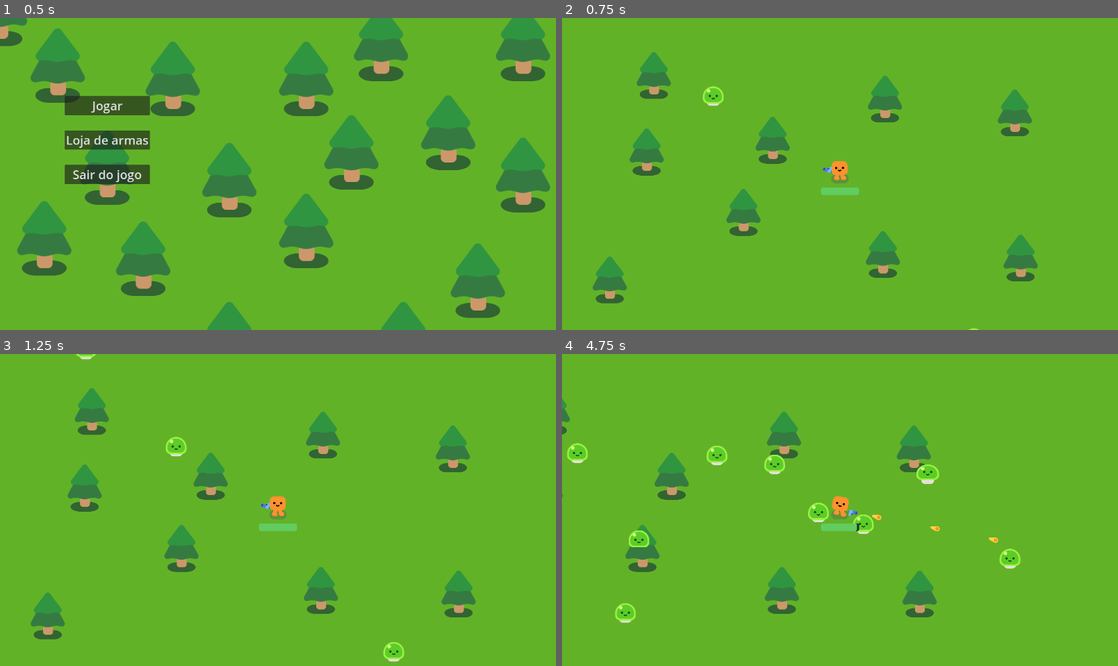
Above: before the commit, frames 1-4 (two rows, left to right).
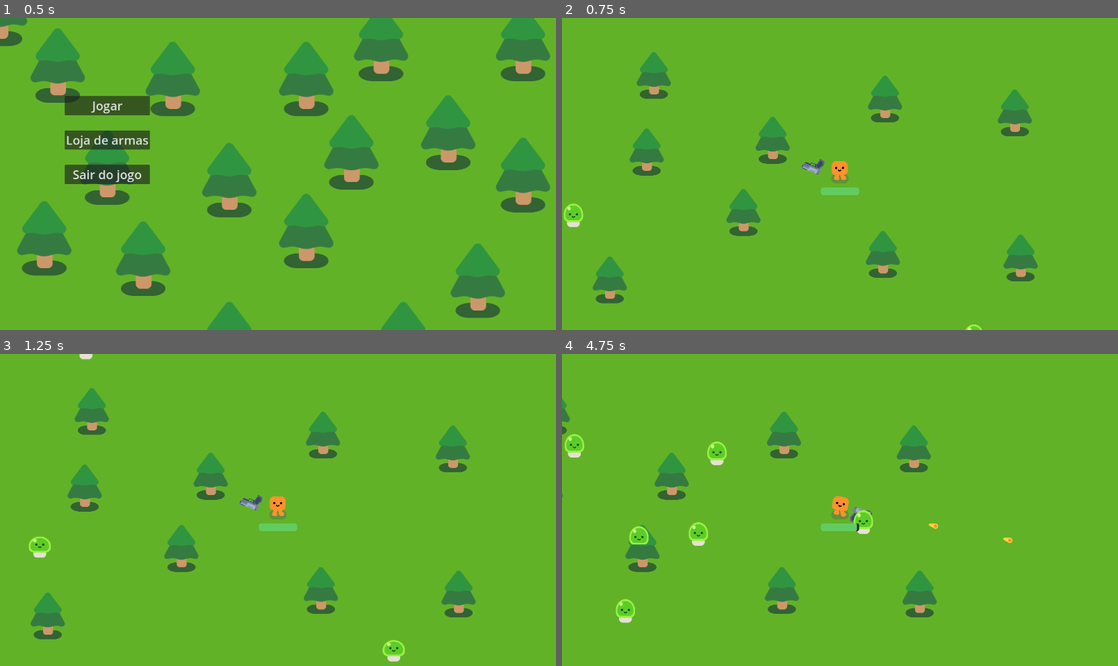
Above: after the commit, the same moments.

Repository: ferr-ffk/vampire-survivor
Game: Godot game, scene res://scenes/play/play_screen.tscn
Same seed, same stepped clock (60 frames per second), same inputs: the game is played once before the commit and once after it.
Inputs (mouse positions are in pixels of both pictures, inside the frame that each line leads up to):
- Up to frame 1 (0.5 s): no input
- Up to frame 2 (0.75 s): click "Jogar" at 0.5 s
- Up to frame 3 (1.25 s): no input
- Up to frame 4 (4.75 s): move the mouse to (962, 494) at 1.27 s; press the mouse at (962, 494) at 1.28 s; hold D (move_right) 1.28-2.03 s; move the mouse to (728, 525) at 2.02 s; release the mouse at (728, 525) at 2.03 s; hold S (move_down) 2.03-2.78 s; click (728, 525) at 2.1 s; move the mouse to (895, 441) at 2.77 s; press the mouse at (895, 441) at 2.78 s; hold D (move_right) 2.78-3.53 s; move the mouse to (812, 572) at 3.52 s; release the mouse at (812, 572) at 3.53 s; hold W (move_up) 3.53-4.28 s; click (812, 572) at 3.6 s; move the mouse to (1006, 556) at 4.27 s; press the mouse at (1006, 556) at 4.28 s; hold A (move_left) from 4.28 s (still down)

Frame 1 is identical in both runs. In frame 2, 0.6% of the frame differs, in the area x 0-76%, y 21-100%; in frame 3, 0.7%; in frame 4, 2.0%, in the area x 0-83%, y 25-86%.

Commit message:
Refatorar lógica de arma

Diff:
--- a/entities/happy_boo/Player.tscn
+++ b/entities/happy_boo/Player.tscn
@@ -2,7 +2,7 @@
 
 [ext_resource type="Script" path="res://entities/happy_boo/Player.gd" id="1_eks7j"]
 [ext_resource type="PackedScene" uid="uid://pbmyh1qru7p" path="res://entities/happy_boo/player_animation/happy_boo.tscn" id="1_ndlbd"]
-[ext_resource type="PackedScene" uid="uid://dqm05hiponili" path="res://entities/weapons/pistol.tscn" id="3_cs06x"]
+[ext_resource type="PackedScene" uid="uid://dqm05hiponili" path="res://entities/weapons/pistol/pistol.tscn" id="3_8xlrr"]
 
 [sub_resource type="CircleShape2D" id="CircleShape2D_t1wof"]
 radius = 57.0088
@@ -83,10 +83,6 @@
 show_percentage = false
 metadata/_edit_use_anchors_ = true
 
-[node name="Pistol" parent="." instance=ExtResource("3_cs06x")]
-position = Vector2(18, 0)
-scale = Vector2(0.66778, 0.66778)
-
 [node name="HurtBox" type="Area2D" parent="."]
 unique_name_in_owner = true
 collision_mask = 2
@@ -96,3 +92,5 @@
 scale = Vector2(1.11632, 1.11632)
 shape = SubResource("CircleShape2D_mdc8r")
 debug_color = Color(0.996078, 0, 0.164706, 0.419608)
+
+[node name="Pistol" parent="." instance=ExtResource("3_8xlrr")]
--- a/entities/slime/slime.gd
+++ b/entities/slime/slime.gd
@@ -1,6 +1,6 @@
 extends CharacterBody2D
 
-@export var health = 25.0
+@export var health : float = 25.0
 
 @onready var character = %Slime
 @onready var player = $"../../Player"
@@ -8,7 +8,7 @@
 const VELOCIDADE = 300.0
 
 func _ready():
-	pass
+	character.play_walk()
 
 func _physics_process(delta):
 	var direction = global_position.direction_to(player.global_position)
--- a/entities/weapons/bullets/bullet.gd
+++ b/entities/weapons/bullets/bullet.gd
@@ -1,6 +1,7 @@
 extends Area2D
+class_name Bullet
 
-var dano = Game.pistol_dano
+@export var dano: float = Game.pistol_dano
 
 const VELOCIDADE = 1200.0
 const ALCANCE = 1000
--- a/entities/weapons/bullets/bullet.tscn
+++ b/entities/weapons/bullets/bullet.tscn
@@ -1,7 +1,7 @@
 [gd_scene load_steps=4 format=3 uid="uid://bppcvk2pe3kc8"]
 
-[ext_resource type="Texture2D" uid="uid://dftkbqwsfd68r" path="res://pistol/projectile.png" id="1_lmlc8"]
 [ext_resource type="Script" path="res://entities/weapons/bullets/bullet.gd" id="1_r8ryv"]
+[ext_resource type="Texture2D" uid="uid://dftkbqwsfd68r" path="res://entities/weapons/pistol/projectile.png" id="2_2kgpr"]
 
 [sub_resource type="CircleShape2D" id="CircleShape2D_t1ker"]
 radius = 16.0312
@@ -14,7 +14,7 @@
 
 [node name="Projectile" type="Sprite2D" parent="."]
 position = Vector2(-11, -1)
-texture = ExtResource("1_lmlc8")
+texture = ExtResource("2_2kgpr")
 
 [node name="CollisionShape2D" type="CollisionShape2D" parent="."]
 shape = SubResource("CircleShape2D_t1ker")
--- /dev/null
+++ b/entities/weapons/gun.gd
@@ -0,0 +1,36 @@
+extends Marker2D
+class_name Gun
+
+@onready var timer = %FireRate
+
+@export var dano: float
+@export var fireRate: float
+
+@export var shootingPoint: Marker2D
+@export var camera: Camera2D
+@export var sprite: Sprite2D
+
+var posicao_mouse = null
+
+func _ready():
+	timer.wait_time = fireRate
+	%Sprite.texture = sprite
+
+func _process(delta):
+	if Input.is_action_pressed("shoot") and timer.is_stopped():
+		shoot()
+
+func _physics_process(delta):
+	posicao_mouse = get_global_mouse_position()
+	self.look_at(posicao_mouse)
+
+func shoot():
+	# cria um node de bala e adiciona ao marker 'ShootingPoint' do cano da arma
+	var bala = preload("res://entities/weapons/bullets/bullet.tscn").instantiate()
+
+	bala.global_position = shootingPoint.global_position
+	bala.global_rotation = shootingPoint.global_rotation
+	bala.dano = self.dano
+
+	shootingPoint.add_child(bala)
+	timer.start()
--- /dev/null
+++ b/entities/weapons/gun.tscn
@@ -0,0 +1,14 @@
+[gd_scene load_steps=2 format=3 uid="uid://cw00n8ramkf5u"]
+
+[ext_resource type="Script" path="res://entities/weapons/gun.gd" id="1_gm01j"]
+
+[node name="Gun" type="Marker2D"]
+script = ExtResource("1_gm01j")
+
+[node name="Sprite" type="Sprite2D" parent="."]
+unique_name_in_owner = true
+position = Vector2(24, 0)
+
+[node name="FireRate" type="Timer" parent="."]
+unique_name_in_owner = true
+one_shot = true
--- a/entities/weapons/pistol.gd
+++ /dev/null
@@ -1,25 +0,0 @@
-extends Area2D
-
-@export var dano = Game.pistol_dano
-
-var posicao_mouse = null
-
-@onready var timer = %FireRate
-
-func _process(delta):
-	if Input.is_action_pressed("shoot") and timer.is_stopped():
-		shoot()
-
-func _physics_process(delta):
-	posicao_mouse = get_global_mouse_position()
-	look_at(posicao_mouse)
-
-func shoot():
-	# cria um node de bala e adiciona ao marker 'ShootingPoint' do cano da arma
-	var bala = preload("res://entities/weapons/bullets/bullet.tscn").instantiate()
-
-	bala.global_position = %ShootingPoint.global_position
-	bala.global_rotation = %ShootingPoint.global_rotation
-
-	%ShootingPoint.add_child(bala)
-	timer.start()
--- a/entities/weapons/pistol.tscn
+++ /dev/null
@@ -1,32 +0,0 @@
-[gd_scene load_steps=4 format=3 uid="uid://dqm05hiponili"]
-
-[ext_resource type="Script" path="res://entities/weapons/pistol.gd" id="1_0e15q"]
-[ext_resource type="Texture2D" uid="uid://cswb5do8rrj7q" path="res://pistol/pistol.png" id="2_h46b7"]
-
-[sub_resource type="CircleShape2D" id="CircleShape2D_w8r1a"]
-radius = 152.21
-
-[node name="Pistol" type="Area2D"]
-collision_layer = 0
-collision_mask = 2
-script = ExtResource("1_0e15q")
-
-[node name="CollisionShape2D" type="CollisionShape2D" parent="."]
-scale = Vector2(4.84814, 4.84814)
-shape = SubResource("CircleShape2D_w8r1a")
-debug_color = Color(0.721569, 0.478431, 0, 0.419608)
-
-[node name="WeaponPivot" type="Marker2D" parent="."]
-
-[node name="Gun" type="Sprite2D" parent="WeaponPivot"]
-position = Vector2(103, 0)
-texture = ExtResource("2_h46b7")
-
-[node name="ShootingPoint" type="Marker2D" parent="WeaponPivot/Gun"]
-unique_name_in_owner = true
-position = Vector2(35, -11)
-
-[node name="FireRate" type="Timer" parent="."]
-unique_name_in_owner = true
-wait_time = 0.15
-one_shot = true
--- a/pistol/impact/impact.tscn
+++ b/entities/weapons/pistol/impact/impact.tscn
@@ -1,7 +1,7 @@
 [gd_scene load_steps=3 format=3 uid="uid://kcl4efkvrany"]
 
-[ext_resource type="Script" path="res://pistol/impact/impact.gd" id="1_4vum2"]
-[ext_resource type="Texture2D" uid="uid://dn80eu1qs371v" path="res://pistol/impact/circle.png" id="2_wp1di"]
+[ext_resource type="Script" path="res://entities/weapons/pistol/impact/impact.gd" id="1_4vum2"]
+[ext_resource type="Texture2D" uid="uid://dn80eu1qs371v" path="res://entities/weapons/pistol/impact/circle.png" id="2_wp1di"]
 
 [node name="Impact" type="Node2D"]
 top_level = true
--- a/pistol/muzzle_flash/muzzle_flash.tscn
+++ b/entities/weapons/pistol/muzzle_flash/muzzle_flash.tscn
@@ -1,7 +1,7 @@
 [gd_scene load_steps=3 format=3 uid="uid://c1b2kbuq1if08"]
 
-[ext_resource type="Script" path="res://pistol/muzzle_flash/muzzle_flash.gd" id="1_wouey"]
-[ext_resource type="Texture2D" uid="uid://brgpjilf7s2ul" path="res://pistol/muzzle_flash/muzzle_flash.png" id="2_6pgu4"]
+[ext_resource type="Script" path="res://entities/weapons/pistol/muzzle_flash/muzzle_flash.gd" id="1_wouey"]
+[ext_resource type="Texture2D" uid="uid://brgpjilf7s2ul" path="res://entities/weapons/pistol/muzzle_flash/muzzle_flash.png" id="2_6pgu4"]
 
 [node name="MuzzleFlash" type="Node2D"]
 script = ExtResource("1_wouey")
--- /dev/null
+++ b/entities/weapons/pistol/pistol.gd
@@ -0,0 +1,4 @@
+extends Node2D
+class_name Pistol
+
+@export var dano = Game.pistol_dano
--- /dev/null
+++ b/entities/weapons/pistol/pistol.tscn
@@ -0,0 +1,22 @@
+[gd_scene load_steps=4 format=3 uid="uid://dqm05hiponili"]
+
+[ext_resource type="Script" path="res://entities/weapons/pistol/pistol.gd" id="1_k7knh"]
+[ext_resource type="Texture2D" uid="uid://cswb5do8rrj7q" path="res://entities/weapons/pistol/pistol.png" id="2_hubs2"]
+[ext_resource type="PackedScene" uid="uid://cw00n8ramkf5u" path="res://entities/weapons/gun.tscn" id="2_tjesb"]
+
+[node name="Pistol" type="Node2D"]
+script = ExtResource("1_k7knh")
+
+[node name="Gun" parent="." node_paths=PackedStringArray("shootingPoint", "sprite") instance=ExtResource("2_tjesb")]
+dano = 8.5
+fireRate = 0.2
+shootingPoint = NodePath("ShootingPoint")
+sprite = NodePath("Sprite2D")
+
+[node name="ShootingPoint" type="Marker2D" parent="Gun"]
+unique_name_in_owner = true
+position = Vector2(182, -28)
+
+[node name="Sprite2D" type="Sprite2D" parent="Gun"]
+position = Vector2(130, 0)
+texture = ExtResource("2_hubs2")
--- /dev/null
+++ b/entities/weapons/rifle/Rifle.gd
@@ -0,0 +1,4 @@
+extends Node2D
+class_name Rifle
+
+@export var dano = Game.rifle_dano
--- /dev/null
+++ b/entities/weapons/rifle/Rifle.tscn
@@ -0,0 +1,21 @@
+[gd_scene load_steps=4 format=3 uid="uid://bx3lb7tvdsusn"]
+
+[ext_resource type="PackedScene" uid="uid://cw00n8ramkf5u" path="res://entities/weapons/gun.tscn" id="1_jhjmo"]
+[ext_resource type="Script" path="res://entities/weapons/rifle/Rifle.gd" id="1_r5pnk"]
+[ext_resource type="Texture2D" uid="uid://xok1unchkfaj" path="res://entities/weapons/rifle/assets/smg.png" id="2_43ygg"]
+
+[node name="Rifle" type="Node2D"]
+script = ExtResource("1_r5pnk")
+
+[node name="Gun" parent="." node_paths=PackedStringArray("shootingPoint", "sprite") instance=ExtResource("1_jhjmo")]
+fireRate = 0.05
+shootingPoint = NodePath("WeaponPivot")
+sprite = NodePath("Sprite2D")
+
+[node name="WeaponPivot" type="Marker2D" parent="Gun"]
+position = Vector2(194.197, -13.3663)
+
+[node name="Sprite2D" type="Sprite2D" parent="Gun"]
+position = Vector2(109.197, -0.366306)
+scale = Vector2(0.493895, 0.493895)
+texture = ExtResource("2_43ygg")
--- a/globals/Game.gd
+++ b/globals/Game.gd
@@ -5,3 +5,4 @@
 @export var slime_dano = 10.0
 
 @export var pistol_dano = 8.5
+@export var rifle_dano = 17.0
--- a/scenes/Main.gd
+++ b/scenes/Main.gd
@@ -31,5 +31,7 @@
 	Engine.time_scale = 1
 
 	%GameOverScreen.visible = false
-	print("pressionado")
-	get_tree().change_scene_to_file("res://scenes/survivor.tscn")
+	get_tree().reload_current_scene()
+
+func _on_quit_pressed():
+	get_tree().change_scene_to_file("res://scenes/play/play_screen.tscn")
--- a/scenes/survivor_forest/survivor.tscn
+++ b/scenes/survivor_forest/survivor.tscn
@@ -14,58 +14,6 @@
 [node name="Game" type="Node2D"]
 y_sort_enabled = true
 script = ExtResource("1_vj4ph")
-
-[node name="GameOverScreen" type="CanvasLayer" parent="."]
-unique_name_in_owner = true
-visible = false
-
-[node name="ColorRect" type="ColorRect" parent="GameOverScreen"]
-anchors_preset = 8
-anchor_left = 0.5
-anchor_top = 0.5
-anchor_right = 0.5
-anchor_bottom = 0.5
-offset_left = -2006.0
-offset_top = -1076.0
-offset_right = 2006.0
-offset_bottom = 1076.0
-grow_horizontal = 2
-grow_vertical = 2
-color = Color(0, 0, 0, 0.290196)
-
-[node name="Label" type="Label" parent="GameOverScreen/ColorRect"]
-layout_mode = 1
-anchors_preset = 8
-anchor_left = 0.5
-anchor_top = 0.5
-anchor_right = 0.5
-anchor_bottom = 0.5
-offset_left = -564.5
-offset_top = -281.5
-offset_right = 564.5
-offset_bottom = 281.5
-grow_horizontal = 2
-grow_vertical = 2
-theme_override_font_sizes/font_size = 126
-text = "Você morreu!"
-horizontal_alignment = 1
-vertical_alignment = 1
-
-[node name="PlayAgain" type="Button" parent="GameOverScreen/ColorRect"]
-layout_mode = 1
-anchors_preset = 8
-anchor_left = 0.5
-anchor_top = 0.5
-anchor_right = 0.5
-anchor_bottom = 0.5
-offset_left = -177.0
-offset_top = 149.0
-offset_right = 169.0
-offset_bottom = 223.0
-grow_horizontal = 2
-grow_vertical = 2
-theme_override_font_sizes/font_size = 31
-text = "Jogar novamente"
 
 [node name="Background" type="CanvasLayer" parent="."]
 layer = -1
@@ -126,11 +74,81 @@
 y_sort_enabled = true
 
 [node name="Slime" parent="Mobs" instance=ExtResource("4_75hhf")]
+position = Vector2(-733, 666)
 
 [node name="Timer" type="Timer" parent="."]
-wait_time = 2.0
+wait_time = 5.0
 autostart = true
 
-[connection signal="pressed" from="GameOverScreen/ColorRect/PlayAgain" to="." method="_on_play_again_pressed"]
+[node name="GameOverScreen" type="CanvasLayer" parent="."]
+unique_name_in_owner = true
+visible = false
+
+[node name="ColorRect" type="ColorRect" parent="GameOverScreen"]
+anchors_preset = 8
+anchor_left = 0.5
+anchor_top = 0.5
+anchor_right = 0.5
+anchor_bottom = 0.5
+offset_left = -2006.0
+offset_top = -1076.0
+offset_right = 2006.0
+offset_bottom = 1076.0
+grow_horizontal = 2
+grow_vertical = 2
+color = Color(0, 0, 0, 0.290196)
+
+[node name="Label" type="Label" parent="GameOverScreen/ColorRect"]
+layout_mode = 1
+anchors_preset = 8
+anchor_left = 0.5
+anchor_top = 0.5
+anchor_right = 0.5
+anchor_bottom = 0.5
+offset_left = -564.5
+offset_top = -281.5
+offset_right = 564.5
+offset_bottom = 281.5
+grow_horizontal = 2
+grow_vertical = 2
+theme_override_font_sizes/font_size = 126
+text = "Você morreu!"
+horizontal_alignment = 1
+vertical_alignment = 1
+
+[node name="PlayAgain" type="Button" parent="GameOverScreen/ColorRect"]
+layout_mode = 1
+anchors_preset = 8
+anchor_left = 0.5
+anchor_top = 0.5
+anchor_right = 0.5
+anchor_bottom = 0.5
+offset_left = -386.0
+offset_top = 149.0
+offset_right = -40.0
+offset_bottom = 223.0
+grow_horizontal = 2
+grow_vertical = 2
+theme_override_font_sizes/font_size = 31
+text = "Jogar novamente"
+
+[node name="Quit" type="Button" parent="GameOverScreen/ColorRect"]
+layout_mode = 1
+anchors_preset = 8
+anchor_left = 0.5
+anchor_top = 0.5
+anchor_right = 0.5
+anchor_bottom = 0.5
+offset_left = 38.0
+offset_top = 149.0
+offset_right = 384.0
+offset_bottom = 223.0
+grow_horizontal = 2
+grow_vertical = 2
+theme_override_font_sizes/font_size = 31
+text = "Voltar para menu principal"
+
 [connection signal="vida_zerada" from="Player" to="." method="_on_player_vida_zerada"]
 [connection signal="timeout" from="Timer" to="." method="_on_timer_timeout"]
+[connection signal="pressed" from="GameOverScreen/ColorRect/PlayAgain" to="." method="_on_play_again_pressed"]
+[connection signal="pressed" from="GameOverScreen/ColorRect/Quit" to="." method="_on_quit_pressed"]
Renamed: pistol/impact/circle.png -> entities/weapons/pistol/impact/circle.png
Not shown, changed: entities/weapons/pistol/impact/circle.png.import
Renamed: pistol/impact/impact.gd -> entities/weapons/pistol/impact/impact.gd
Renamed: pistol/muzzle_flash/muzzle_flash.gd -> entities/weapons/pistol/muzzle_flash/muzzle_flash.gd
Renamed: pistol/muzzle_flash/muzzle_flash.png -> entities/weapons/pistol/muzzle_flash/muzzle_flash.png
Not shown, added: entities/weapons/pistol/muzzle_flash/muzzle_flash.png.import
Binary file added: entities/weapons/pistol/pistol.png
Not shown, changed: entities/weapons/pistol/pistol.png.import
Renamed: pistol/projectile.png -> entities/weapons/pistol/projectile.png
Not shown, changed: entities/weapons/pistol/projectile.png.import
Binary file added: entities/weapons/rifle/assets/smg.png
Not shown, changed: entities/weapons/rifle/assets/smg.png.import
(and 1 more such lines)
